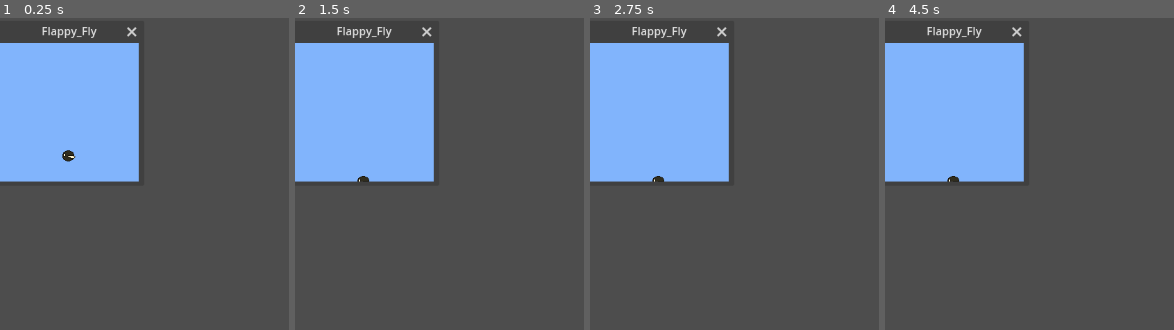
Above: before the commit, frames 1-4 (left to right).
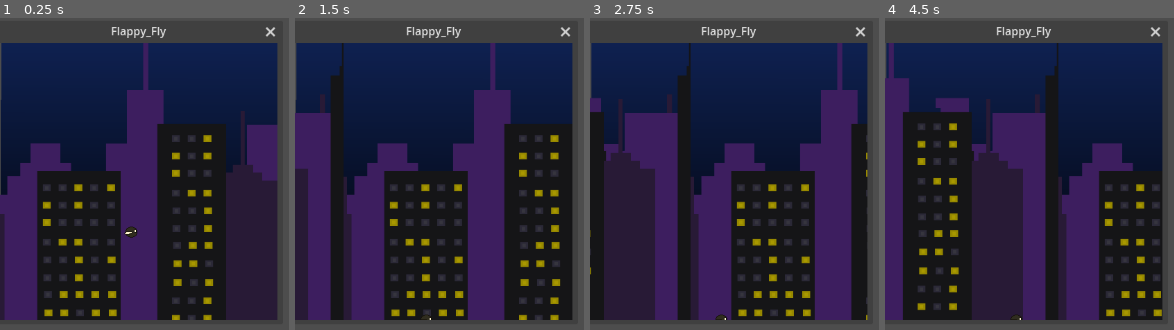
Above: after the commit, the same moments.

Repository: zsmitty2020/SSUFamJam25
Game: Godot game, scene res://Windows/Flappy_Fly/Flappy_Fly_Window.tscn
Two runs of this game, one before a commit and one after it. Both use one fixed random seed, a clock stepped at 60 frames per second and the inputs below. This scene is started directly instead of the project's main scene.
Inputs:
- Up to frame 1 (0.25 s): no input
- Up to frame 2 (1.5 s): tap Enter at 0.5 s; hold D (blackoutRight) 0.53-1.28 s; tap Space (flappy_fly_jump) at 0.77, 1.07 s; hold S (blackoutDown) from 1.28 s (still down)
- Up to frame 3 (2.75 s): tap Space (flappy_fly_jump) at 1.52, 1.82 s; release S (blackoutDown) at 2.03 s; hold D (blackoutRight) from 2.03 s (still down)
- Up to frame 4 (4.5 s): release D (blackoutRight) at 2.78 s; hold W (blackoutUp) 2.78-3.53 s; tap Space (flappy_fly_jump) at 3.02, 3.32, 3.77, 4.07 s; hold A (blackoutLeft) from 3.53 s (still down)

The runs differ from the first frame. In frame 1, 86% of the frame differs, in the area x 0-97%, y 2-97%; in frame 2, 86%; in frame 3, 86%; in frame 4, 86%.

Commit message:
added scrolling background

Diff:
--- a/ssu-fam-jam-game-godot-project/Windows/Flappy_Fly/Flappy_Fly_Window.tscn
+++ b/ssu-fam-jam-game-godot-project/Windows/Flappy_Fly/Flappy_Fly_Window.tscn
@@ -1,10 +1,18 @@
-[gd_scene load_steps=8 format=3 uid="uid://u3kbb0rnhyd"]
+[gd_scene load_steps=11 format=3 uid="uid://u3kbb0rnhyd"]
 
 [ext_resource type="Script" uid="uid://d37dlgip2sl1p" path="res://Windows/Flappy_Fly/Flappy_Fly_Window.gd" id="1_7dtey"]
-[ext_resource type="Texture2D" uid="uid://dcmg7h3gxyi72" path="res://Windows/Flappy_Fly/fly_assets/blue.png" id="1_7pej5"]
 [ext_resource type="Texture2D" uid="uid://bshder5ju4nuu" path="res://Windows/Flappy_Fly/fly_assets/fly0.png" id="1_pwww0"]
+[ext_resource type="Texture2D" uid="uid://vy538p25rpem" path="res://Windows/Flappy_Fly/fly_assets/CityBackground.png" id="2_mvl0o"]
 [ext_resource type="Texture2D" uid="uid://c14kod8hug86l" path="res://Windows/Flappy_Fly/fly_assets/fly1.png" id="2_tjeak"]
+[ext_resource type="Script" uid="uid://cs04vfktth2ab" path="res://Windows/Flappy_Fly/city_background.gd" id="3_p0xni"]
 [ext_resource type="Script" uid="uid://djkx6ysq4je3v" path="res://Windows/Flappy_Fly/flappy_fly.gd" id="4_7dtey"]
+
+[sub_resource type="Gradient" id="Gradient_0oupv"]
+offsets = PackedFloat32Array(0, 0.9866667, 1)
+colors = PackedColorArray(0, 0, 0, 1, 0.070413746, 0.15277606, 0.3733213, 1, 1, 1, 1, 1)
+
+[sub_resource type="GradientTexture1D" id="GradientTexture1D_5b6we"]
+gradient = SubResource("Gradient_0oupv")
 
 [sub_resource type="CircleShape2D" id="CircleShape2D_hitha"]
 radius = 12.0
@@ -27,32 +35,54 @@
 oversampling_override = 1.0
 title = "Flappy_Fly"
 position = Vector2i(0, 36)
-size = Vector2i(200, 200)
+size = Vector2i(400, 400)
+unresizable = true
 
 [node name="FlappyFlyWindow" type="TextureRect" parent="."]
 anchors_preset = -1
 anchor_right = 1.0
 anchor_bottom = 1.005
-offset_left = -2.0
-offset_right = 1.0
+offset_left = 1.0
+offset_top = 408.0
+offset_right = 225.0
+offset_bottom = 408.0
 grow_horizontal = 2
-texture = ExtResource("1_7pej5")
+rotation = -1.5692598
+scale = Vector2(0.7788527, 1.0080802)
+texture = SubResource("GradientTexture1D_5b6we")
 script = ExtResource("1_7dtey")
 
-[node name="FlyPlayer" type="Area2D" parent="FlappyFlyWindow"]
-position = Vector2(101, 113)
+[node name="Sprite2D2" type="Sprite2D" parent="."]
+texture_repeat = 2
+position = Vector2(111, 194)
+scale = Vector2(0.81284237, 0.57239896)
+texture = ExtResource("2_mvl0o")
+script = ExtResource("3_p0xni")
+
+[node name="Sprite2D" type="Sprite2D" parent="."]
+texture_repeat = 2
+position = Vector2(757, 177)
+scale = Vector2(0.81284237, 0.57239896)
+texture = ExtResource("2_mvl0o")
+script = ExtResource("3_p0xni")
+
+[node name="FlyPlayer" type="Area2D" parent="."]
+position = Vector2(189, 223)
+rotation = -3.1415925
+scale = Vector2(1, -1)
 script = ExtResource("4_7dtey")
 metadata/_edit_group_ = true
 
-[node name="CollisionShape2D" type="CollisionShape2D" parent="FlappyFlyWindow/FlyPlayer"]
+[node name="CollisionShape2D" type="CollisionShape2D" parent="FlyPlayer"]
 shape = SubResource("CircleShape2D_hitha")
 
-[node name="FlappyFly" type="AnimatedSprite2D" parent="FlappyFlyWindow/FlyPlayer"]
+[node name="FlappyFly" type="AnimatedSprite2D" parent="FlyPlayer"]
 position = Vector2(1, 0)
 sprite_frames = SubResource("SpriteFrames_7pej5")
 frame = 1
 frame_progress = 0.20838818
 
 [connection signal="close_requested" from="." to="FlappyFlyWindow" method="_on_flappy_fly_close_requested"]
-[connection signal="input_event" from="FlappyFlyWindow/FlyPlayer" to="FlappyFlyWindow/FlyPlayer" method="_on_input_event"]
-[connection signal="ready" from="FlappyFlyWindow/FlyPlayer" to="FlappyFlyWindow/FlyPlayer" method="_on_ready"]
+[connection signal="ready" from="Sprite2D2" to="Sprite2D2" method="_on_ready"]
+[connection signal="input_event" from="FlyPlayer" to="FlyPlayer" method="_on_input_event"]
+[connection signal="ready" from="FlyPlayer" to="FlyPlayer" method="_on_ready"]
--- /dev/null
+++ b/ssu-fam-jam-game-godot-project/Windows/Flappy_Fly/city_background.gd
@@ -0,0 +1,8 @@
+extends Sprite2D
+
+
+func _process(_delta: float) -> void:
+	if position.x < 801:
+		position.x += 1
+	elif position.x >= 801:
+		position.x = -300
Not shown, added: ssu-fam-jam-game-godot-project/Windows/Flappy_Fly/city_background.gd.uid
Binary file added: ssu-fam-jam-game-godot-project/Windows/Flappy_Fly/fly_assets/CityBackground.png
Not shown, added: ssu-fam-jam-game-godot-project/Windows/Flappy_Fly/fly_assets/CityBackground.png.import
